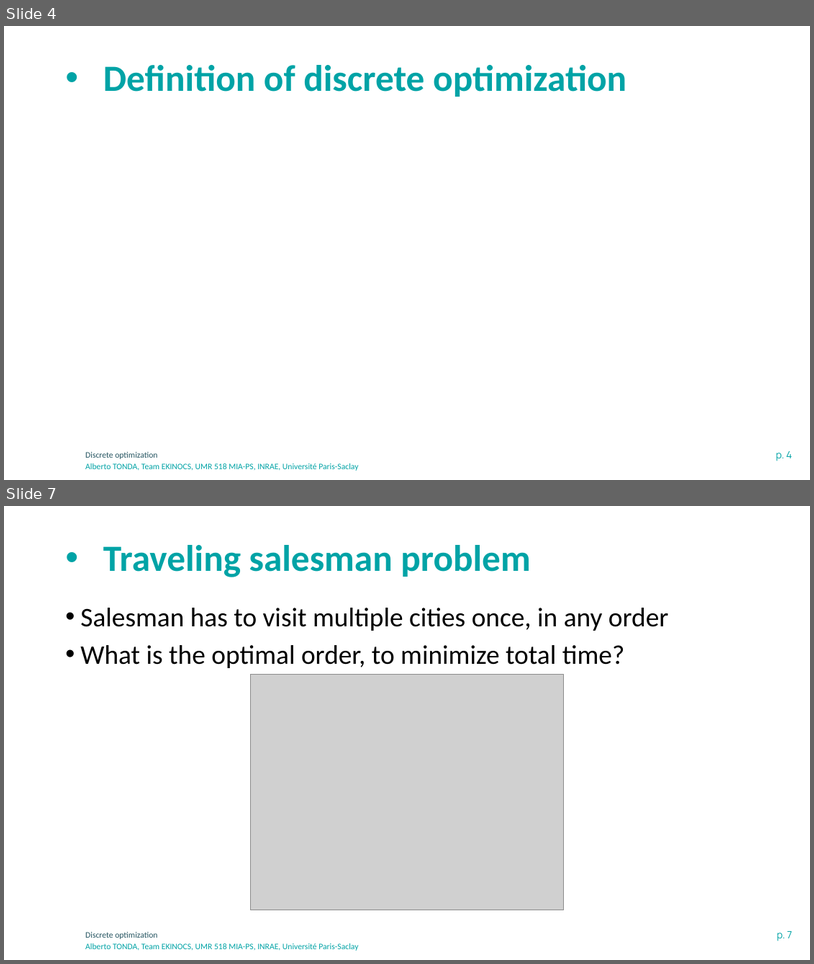
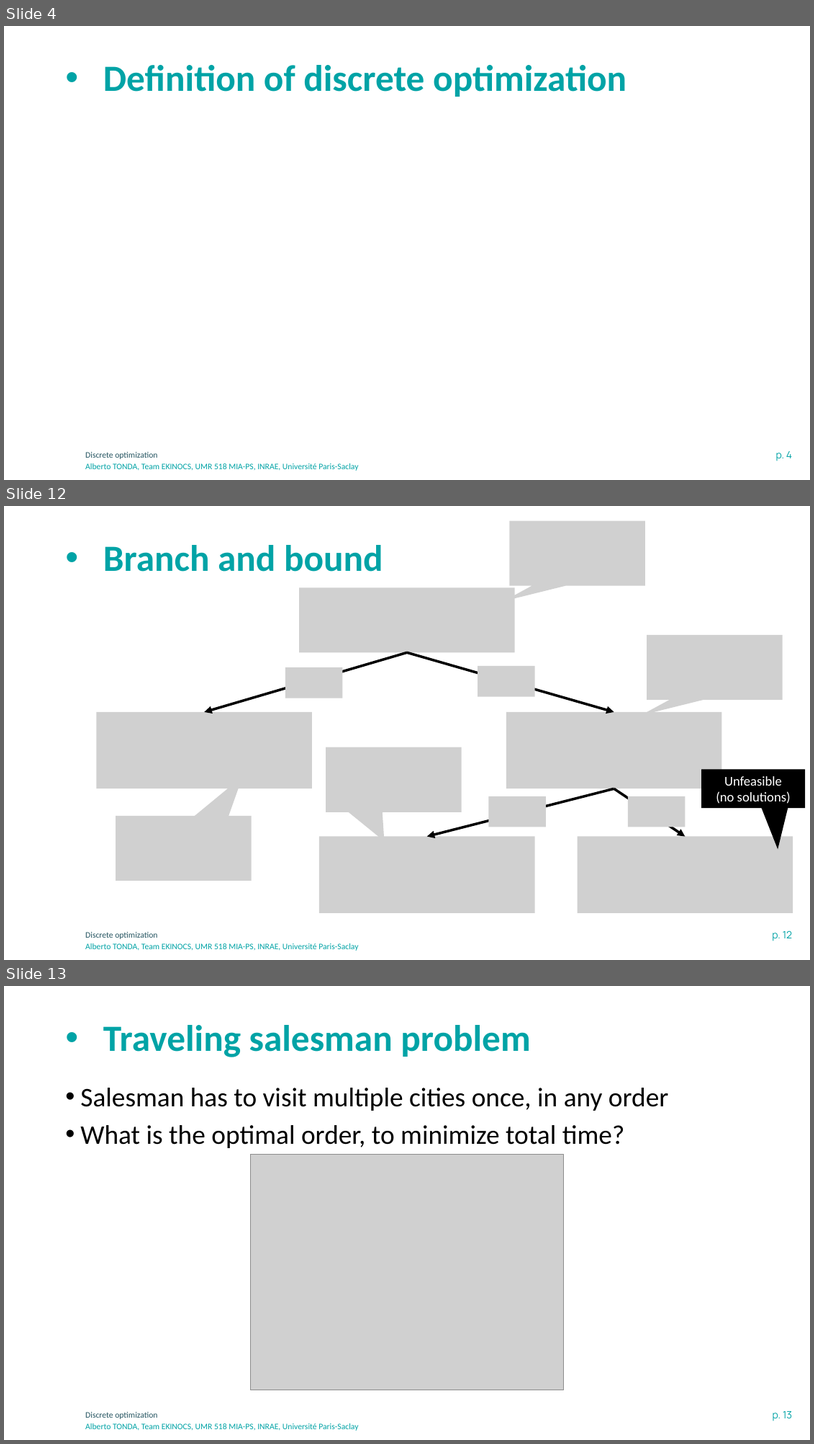
Before and after one commit to albertotonda/teaching, a slide deck: optimization-methods-for-artificial-intelligence/optimization-discrete.pptx. Shown one above the other, each under a label of ours: slides 4 and 7 before the commit, slides 4, 12 and 13 after it; the slides between them are not shown. The pictures are 814x964 and 814x1444 pixels, drawn with LibreOffice and Linux fonts; fonts in the diff are those of the drawing; grey boxes stand for pictures; background and template pictures are left out. Boxes give left, top, right and bottom in pixels: in the first picture for what was removed or moved away, otherwise in the second. Text is boxed around its words. In the diff, an @@ line names an element or a change of style, - is before the commit and + after.

```diff
--- a/optimization-methods-for-artificial-intelligence/optimization-discrete.pptx
+++ b/optimization-methods-for-artificial-intelligence/optimization-discrete.pptx
@@ slide 12 added at <box>4,506,810,960</box>, background #FFFFFF; not listed: 3 template elements that a slide beside it also shows @@
@@ picture added at <box>509,520,646,585</box> @@
@@ title added at <box>103,545,383,572</box>, 44 pt, text #00A3A6, bold @@
+• Branch and bound
@@ picture added at <box>299,587,515,652</box> @@
@@ picture added at <box>647,635,782,700</box> @@
@@ arrow added from (407, 652) to (204, 712), #000000 3 pt @@
@@ arrow added from (407, 652) to (615, 712), #000000 3 pt @@
@@ picture added at <box>286,667,343,698</box> @@
@@ picture added at <box>478,666,535,697</box> @@
@@ picture added at <box>97,712,313,788</box> @@
@@ picture added at <box>507,712,723,788</box> @@
@@ picture added at <box>326,746,461,811</box> @@
@@ speech box added at <box>702,770,805,808</box>, fill #000000, outline #000000 1 pt, 16 pt, text #FFFFFF @@
+Unfeasible
+(no solutions)
@@ arrow added from (615, 788) to (427, 836), #000000 3 pt @@
@@ picture added at <box>489,796,547,827</box> @@
@@ arrow added from (615, 788) to (686, 836), #000000 3 pt @@
@@ picture added at <box>628,796,686,827</box> @@
@@ picture added at <box>116,816,252,880</box> @@
@@ picture added at <box>319,836,535,913</box> @@
@@ picture added at <box>578,836,793,913</box> @@
@@ what was slide 7 is now slide 13 @@
@@ page number at <box>773,1411,792,1421</box>: text changed @@
-p. 7
+p. 13
```
Also in this commit, not shown: 3 slides changed, 5 other slides added, 14 other files.
